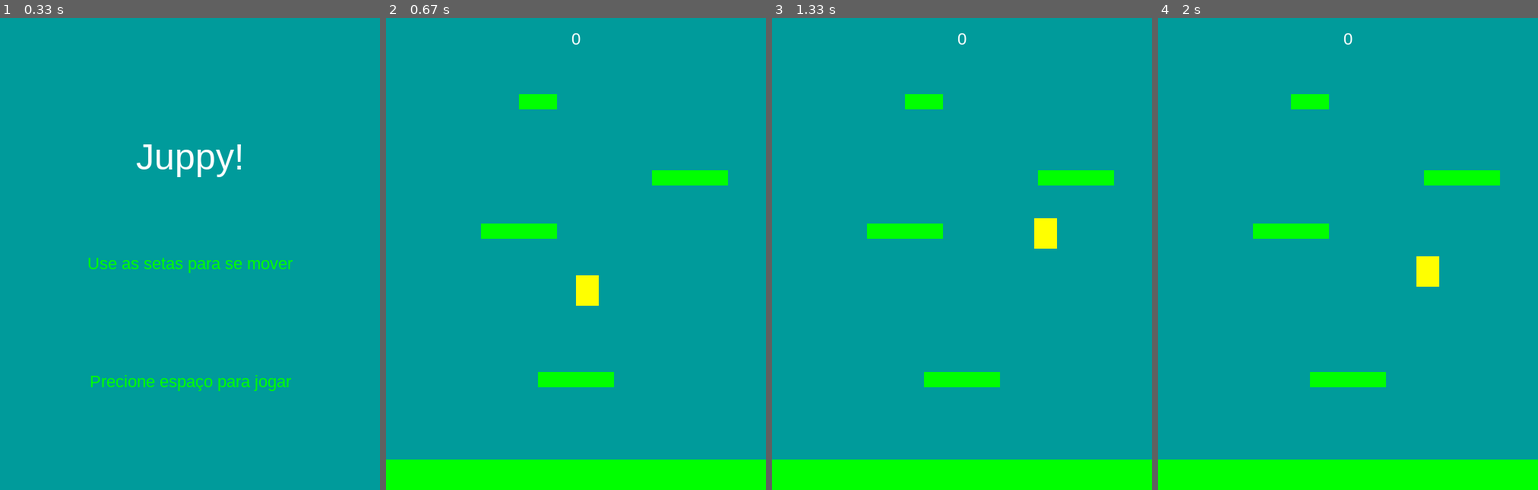
Above: before the commit, frames 1-4 (left to right).
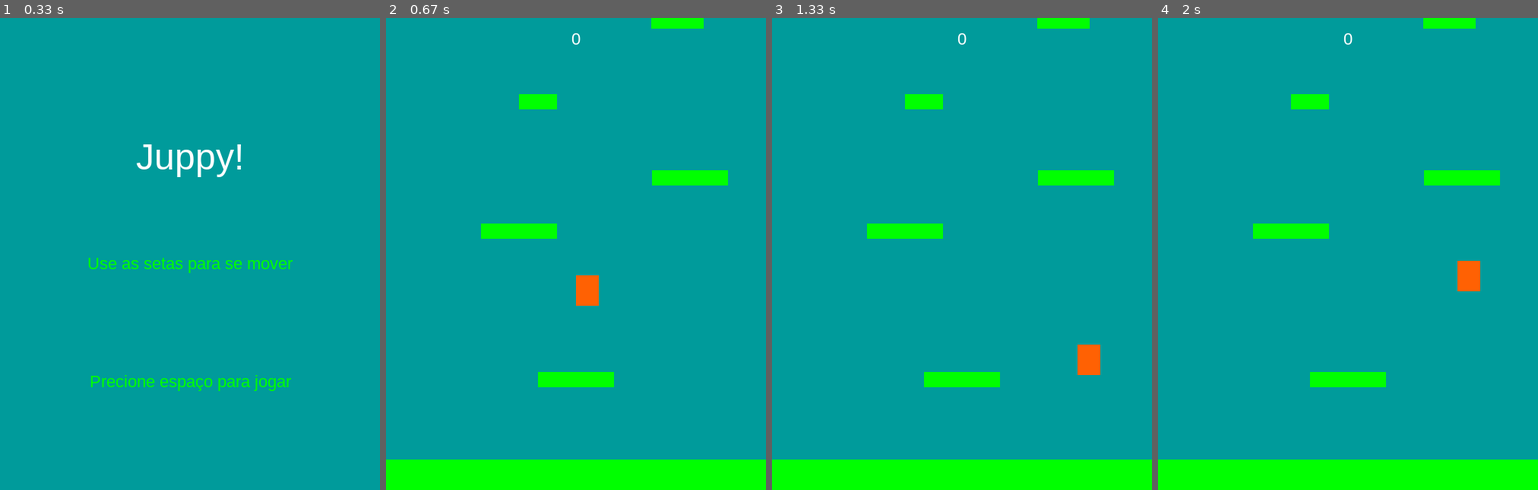
Above: after the commit, the same moments.

Repository: RodrigoMBarros/PyGame_2020.1
Game: pygame game, started from inicio_projeto/game_main.py
Two runs of this game, one before a commit and one after it. Both use one fixed random seed, a clock stepped at 60 frames per second and the inputs below.
Inputs:
- Up to frame 1 (0.33 s): no input
- Up to frame 2 (0.67 s): tap Space at 0.33 s
- Up to frame 3 (1.33 s): hold Right 0.67-1.13 s; tap Space at 0.73, 1.03, 1.23 s; hold Right from 1.17 s (still down)
- Up to frame 4 (2 s): tap Space at 1.53, 1.73 s; release Right at 1.63 s; hold Left from 1.67 s (still down)

Frame 1 is identical in both runs. In frame 2, 0.7% of the frame differs, in the area x 50-84%, y 0-61%; in frame 3, 1.1%, in the area x 69-87%, y 0-76%; in frame 4, 1.1%.

Commit message:
concertei errinhos

Diff:
--- a/inicio_projeto/game_main.py
+++ b/inicio_projeto/game_main.py
@@ -5,15 +5,13 @@
 WIDTH = 500
 HEIGHT = 620
 FPS = 30
-NOME = "EU TESTANDO :)"
+NOME = "Juppy"
 FONTE = 'arial'
+
 # == Player properies
-FAMOSO_ACEL = 5
-FAMOSO_ATRI = -0.12  # atrito, força contrária ao movimento reduzindo a aceleração
+FAMOSO_ACEL = 8
 GRAVIDADE = 1
-PULO_FAMOSO = 20
-
-# colocar fração? e aceleração?
+PULO_FAMOSO = 22
 
 # == Cores
 WHITE = (255, 255, 255)
@@ -22,7 +20,7 @@
 BLUE = (0, 0, 255)
 GREEN = (0, 255, 0)
 YELLOW = (255, 255, 0)
-ORANGE = (255, 127, 0)
+ORANGE = (255, 97, 3)
 LIGHTBLUE = (0, 155, 155)
 
 # assets
@@ -44,7 +42,7 @@
     def __init__(self):
         pg.sprite.Sprite.__init__(self)
         self.image = pg.Surface((30, 40))
-        self.image.fill(YELLOW)
+        self.image.fill(ORANGE)
         self.rect = self.image.get_rect()  # gera a posição e tamanho da imagem
 
         # quantos pixels mexer/velocidade
@@ -107,8 +105,8 @@
         self.all_sprites = pg.sprite.pygame.sprite.Group()
         pg.init()
         pg.mixer.init()  # musica
-        self.rodando = True
-        self.jogo = True
+        self.rodando = True  # define o looping do gameplay
+        self.jogo = True  # define o looping do programa
         self.nome_fonte = pg.font.match_font(FONTE)
 
         # ======tela
@@ -118,6 +116,7 @@
         self.clock = pg.time.Clock()  # tempo
 
     def refresh(self):  # renicia o jogo quando morre, vai rodar um novo jogo // atualizações
+        self.score = 0
 
         # ==== Grupo de sprits (personagens)
         self.all_sprites.add(self.jogador)
@@ -135,7 +134,6 @@
         self.clock.tick(FPS)
 
         # ==== Chamando events e as tres funções básicas do game loop que se conversam
-
         self.events()  # recebe comandos do taclado e mouse (controle do jogador)
         self.updates()
         self.draw()
@@ -148,8 +146,8 @@
 
         if hits:  # verifica impacto entre jogador e a plataforma para realizar o pulo
 
-            if ((self.jogador.Vy > 0) and (self.jogador.rect.bottom > hits[0].rect.top) and (
-                    self.jogador.rect.bottom < hits[0].rect.bottom)):
+            if (self.jogador.Vy > 0) and (self.jogador.rect.bottom > hits[0].rect.top) and (
+                    self.jogador.rect.bottom < hits[0].rect.bottom):
                 self.jogador.rect.bottom = hits[0].rect.top
                 self.jogador.Vy = -PULO_FAMOSO
 
@@ -175,10 +173,10 @@
             self.rodando = False
 
             # recolocando as plataformas:
-        while len(self.platforms) < 7:
+        while len(self.platforms) < 8:
             width = random.randrange(50, 100)
             p = Notas(random.randrange(0, WIDTH - width),
-                      random.randrange(-55, -30), width, 20)
+                      random.randrange(-70, -5), width, 20)
             self.platforms.add(p)
             self.all_sprites.add(p)
 
@@ -188,6 +186,7 @@
         for event in events:
             # checando para sair do jogo
             if event.type == pg.QUIT:
+                self.rodando = False
                 self.jogo = False
             self.jogador.trata_eventos(event)
 
@@ -238,7 +237,7 @@
 
     def espera_acao(self):
 
-        # Função para não bagunçar os eventos, e controlar o tempo e espera das telas iniciais e finais#
+        # Função para não bagunçar os eventos, e controlar o tempo e espera das telas iniciais e finais
 
         esperando = True
         while esperando:
@@ -247,6 +246,7 @@
                 if event.type == pg.QUIT:
                     esperando = False
                     self.jogo = False
+                    self.rodando = False
 
                 if event.type == pg.KEYUP:
                     if event.key == pg.K_SPACE:
@@ -255,13 +255,13 @@
 
 
 g = Game()  # o jogo de fato
-
 while g.jogo:
-    g.tela_inicial()
+    g.tela_inicial()  # gera menu inicial e opcoes
     g.refresh()  # reniciar apenas no novo jogo
     while g.rodando:
-        g.run()
-
-    g.tela_final()  # tela do game over
+        g.run()  # gera a gameplay de fato
+
+    if g.jogo:
+        g.tela_final()  # tela do game over
     continue
 pg.quit()
--- a/inicio_projeto/testando2.py
+++ /dev/null
@@ -1,77 +0,0 @@
-"""Pygame template - skeleton for a pygame project"""
-
-import pygame
-import sys
-import random
-
-#======medidas de formatação
-
-WIDTH = 800
-HEIGHT = 600
-FPS = 30
-
-    # cores
-WHITE = (255,255,255)
-BLACK = (0,0,0)
-RED = (255,0,0)
-BLUE = (0,0,255)
-GREEN = (0,255,0)
-
-# ======= Classes
-
-class Player(pygame.sprite.Sprite):
-    #sprite for the player
-    def __init__(self):
-        pygame.sprite.Sprite.__init__(self)
-        self.image = pygame.Surface((50,50))
-        self.image.fill(GREEN)
-        self.rect = self.image.get_rect()
-        self.rect.center = (WIDTH/2, HEIGHT/2)
-
-    #serve para fazer uploodds de como vai se mover
-    def update(self):
-        self.rect.x +=5
-        if self.rect.left > WIDTH:
-            self.rect.right = 0
-
-
-
-
-#=====Iniciações
-pygame.init()
-pygame.mixer.init()
-
-#======tela
-screen = pygame.display.set_mode((WIDTH, HEIGHT))
-pygame.display.set_caption("Testando")
-clock = pygame.time.Clock()
-
-#===== Chamando classes
-player = Player()
-#==== Grupo de sprits (imagens)
-
-all_sprites = pygame.sprite.pygame.sprite.Group()
-all_sprites.add(player)
-#====Game loop
-funcionando = True
-
-while funcionando :
-    #keep running at the right speed
-    clock.tick(FPS)
-    # Process input (events)
-    events = pygame.event.get()
-    for event in events:
-        #checando para sair do jogo
-        if event.type == pygame.QUIT:
-            funcionando = False
-
-    # Updates
-    all_sprites.update()
-
-    # Draw
-    screen.fill(BLACK)
-    all_sprites.draw(screen)
-    pygame.display.flip() #uma desenhada e outra em construção #*after* drawuing everything
-
-#=== Saindo do jogo
-pygame.quit()
--- a/inicio_projeto/teste1.py
+++ /dev/null
@@ -1,55 +0,0 @@
-"""Pygame template - skeleton for a pygame project"""
-
-import pygame
-import sys
-import random
-
-#======medidas de formatação
-
-WIDTH = 360
-HEIGHT = 480
-FPS = 30
-
-    # cores
-WHITE = (255,255,255)
-BLACK = (0,0,0)
-RED = (255,0,0)
-BLUE = (0,0,255)
-GREEN = (0,255,0)
-
-
-#=====Iniciações
-pygame.init()
-pygame.mixer.init()
-
-#======tela
-screen = pygame.display.set_mode((WIDTH, HEIGHT))
-pygame.display.set_caption("Testando")
-clock = pygame.time.Clock()
-
-#==== Grupo de sprits (imagens)
-
-all_sprites = pygame.sprite.pygame.sprite.Group()
-#====Game loop
-funcionando = True
-
-while funcionando :
-    #keep running at the right speed
-    clock.tick(FPS)
-    # Process input (events)
-    events = pygame.event.get()
-    for event in events:
-        #checando para sair do jogo
-        if event.type == pygame.QUIT:
-            funcionando = False
-
-    # Updates
-    all_sprites.update()
-
-    # Draw
-    screen.fill(BLACK)
-    all_sprites.draw(screen)
-    pygame.display.flip() #uma desenhada e outra em construção #*after* drawuing everything
-
-#=== Saindo do jogo
-pygame.quit()
